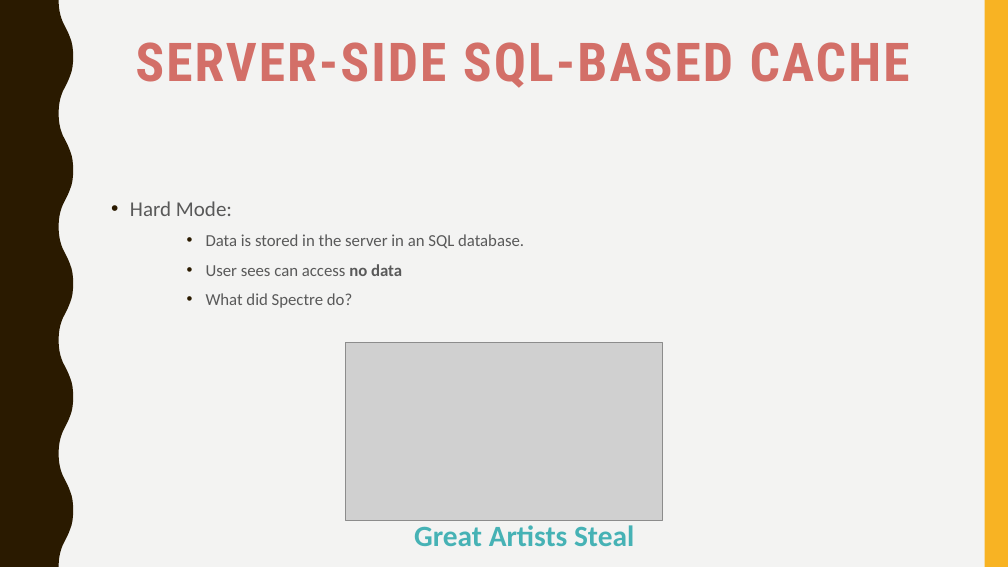
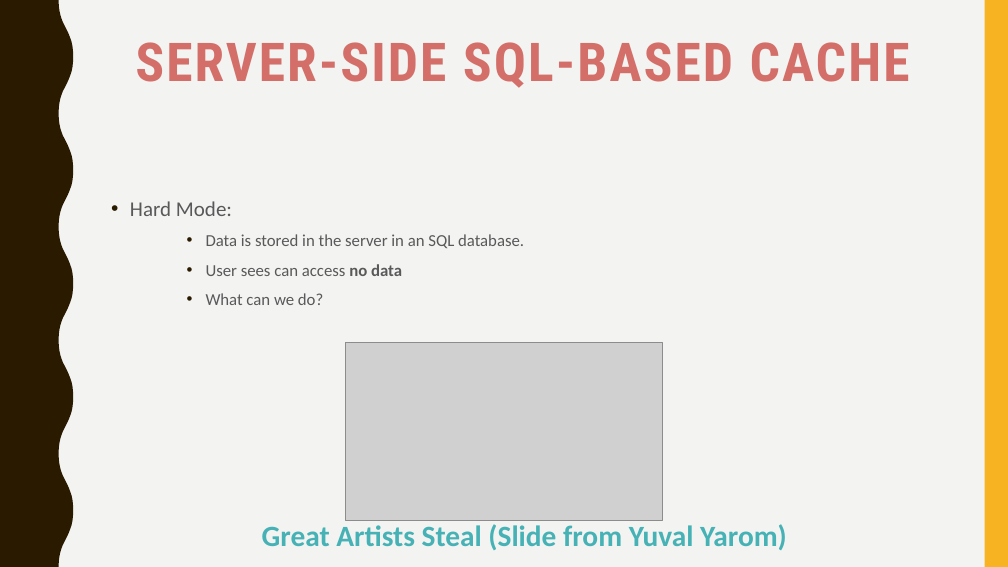
Before and after one commit to CiniMinis/workshop-project, a slide deck: slide 18 of presentation.pptx. Drawn at 1008x567 pixels with LibreOffice and Linux fonts; fonts in the diff are those of the drawing; grey boxes stand for pictures. Boxes give left, top, right and bottom in pixels: in the first picture for what was removed or moved away, otherwise in the second. Text is boxed around its words. In the diff, an @@ line names an element or a change of style, - is before the commit and + after.

```diff
--- a/presentation.pptx
+++ b/presentation.pptx
@@ text at (206, 293, 323, 305): text changed @@
-    • What did Spectre do?
+    • What can we do?
@@ text at (262, 524, 787, 550): text changed @@
-Great Artists Steal
+Great Artists Steal (Slide from Yuval Yarom)
```
